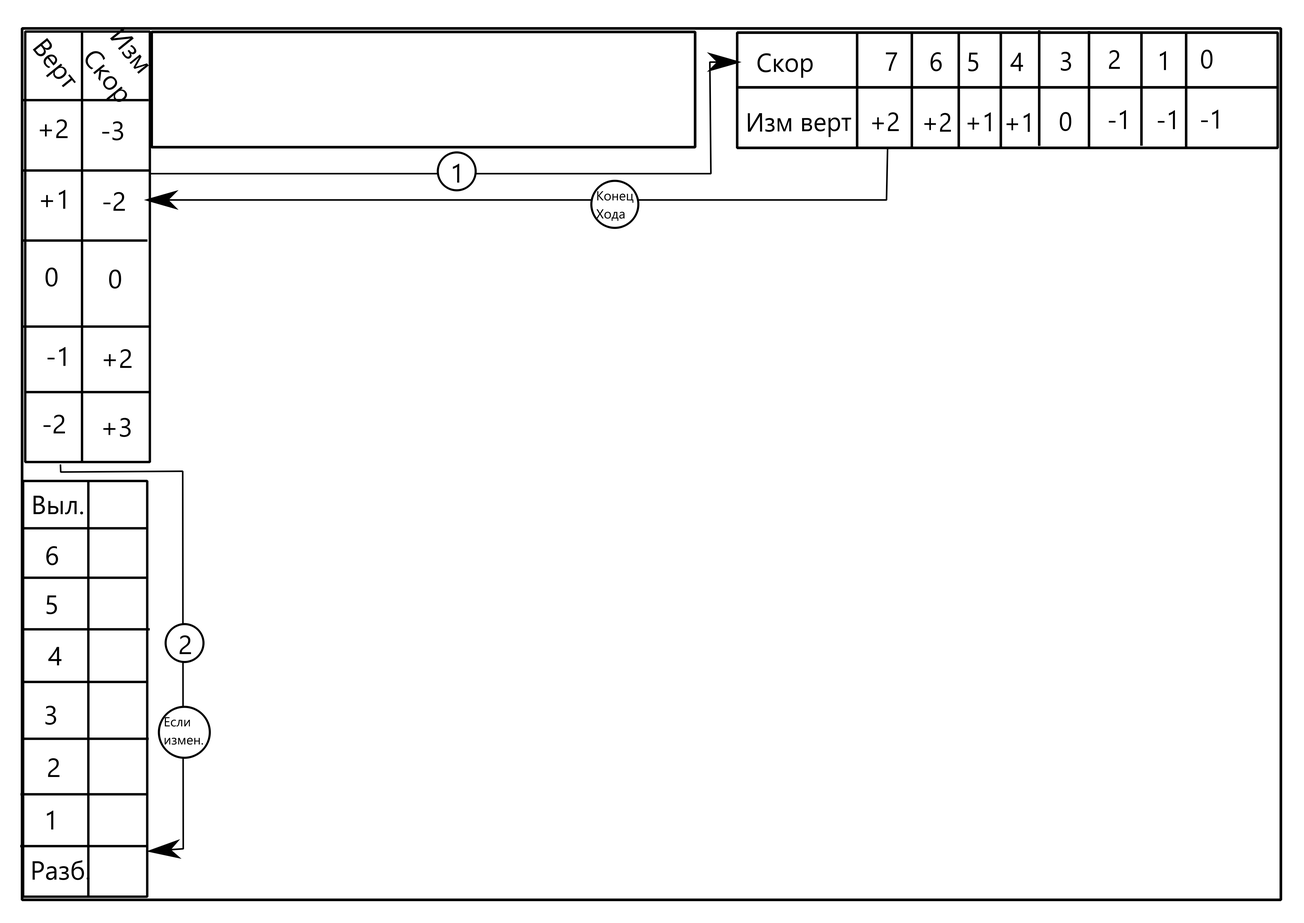
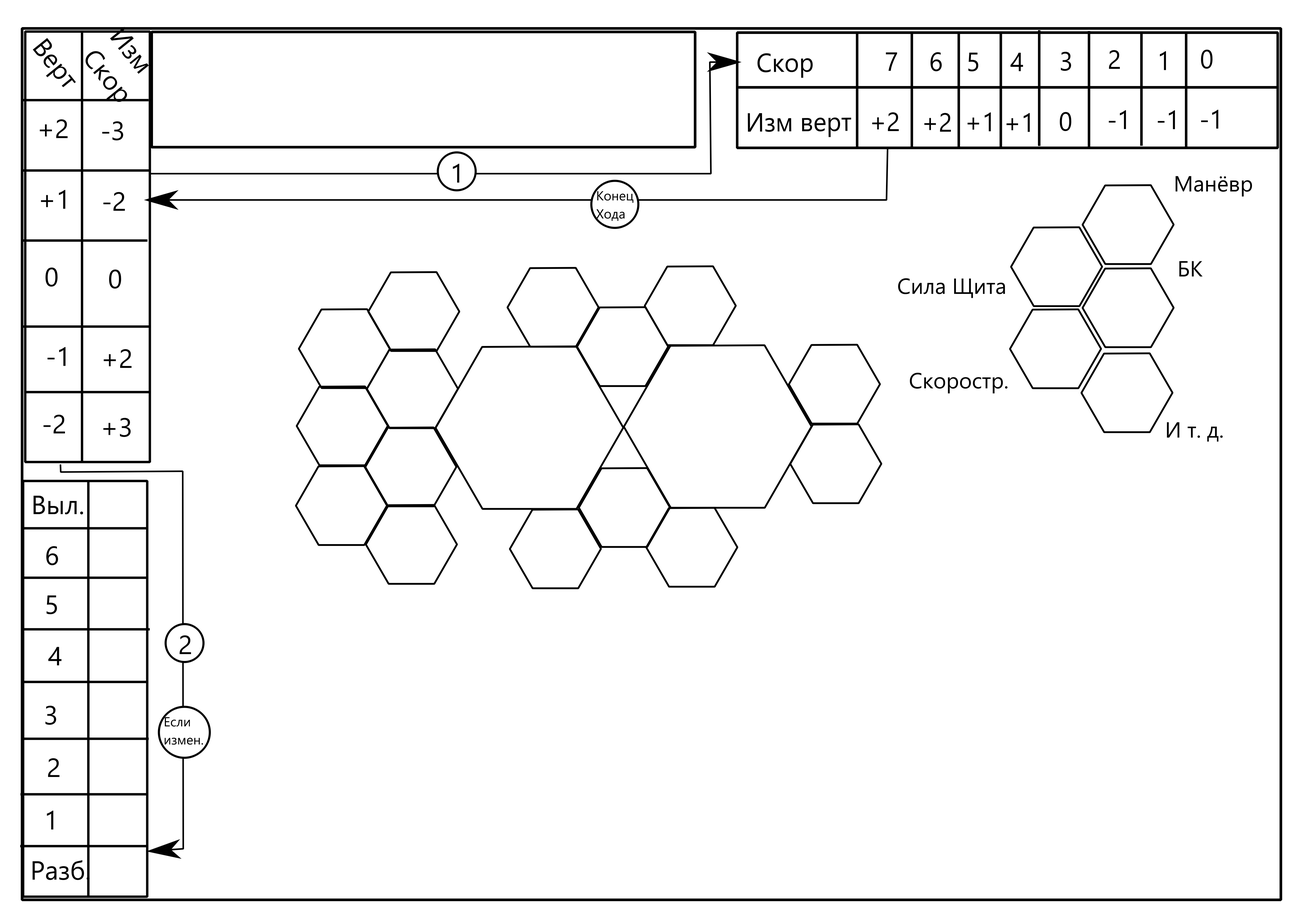
The second 1304×923 image is a revision of the first. Changes to its layers:
pixels changed over box(295, 175, 1253, 590) (layer not identified)
